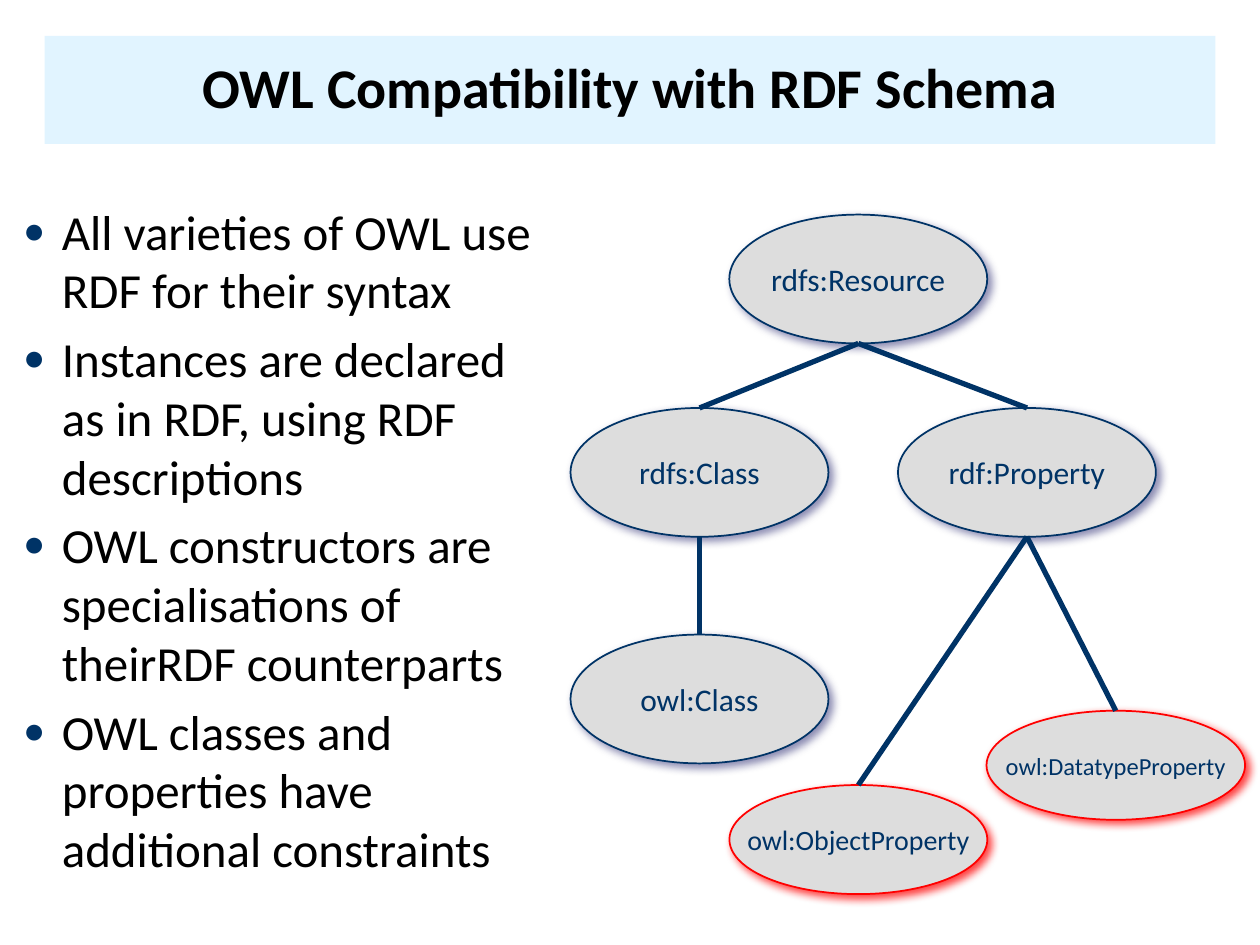
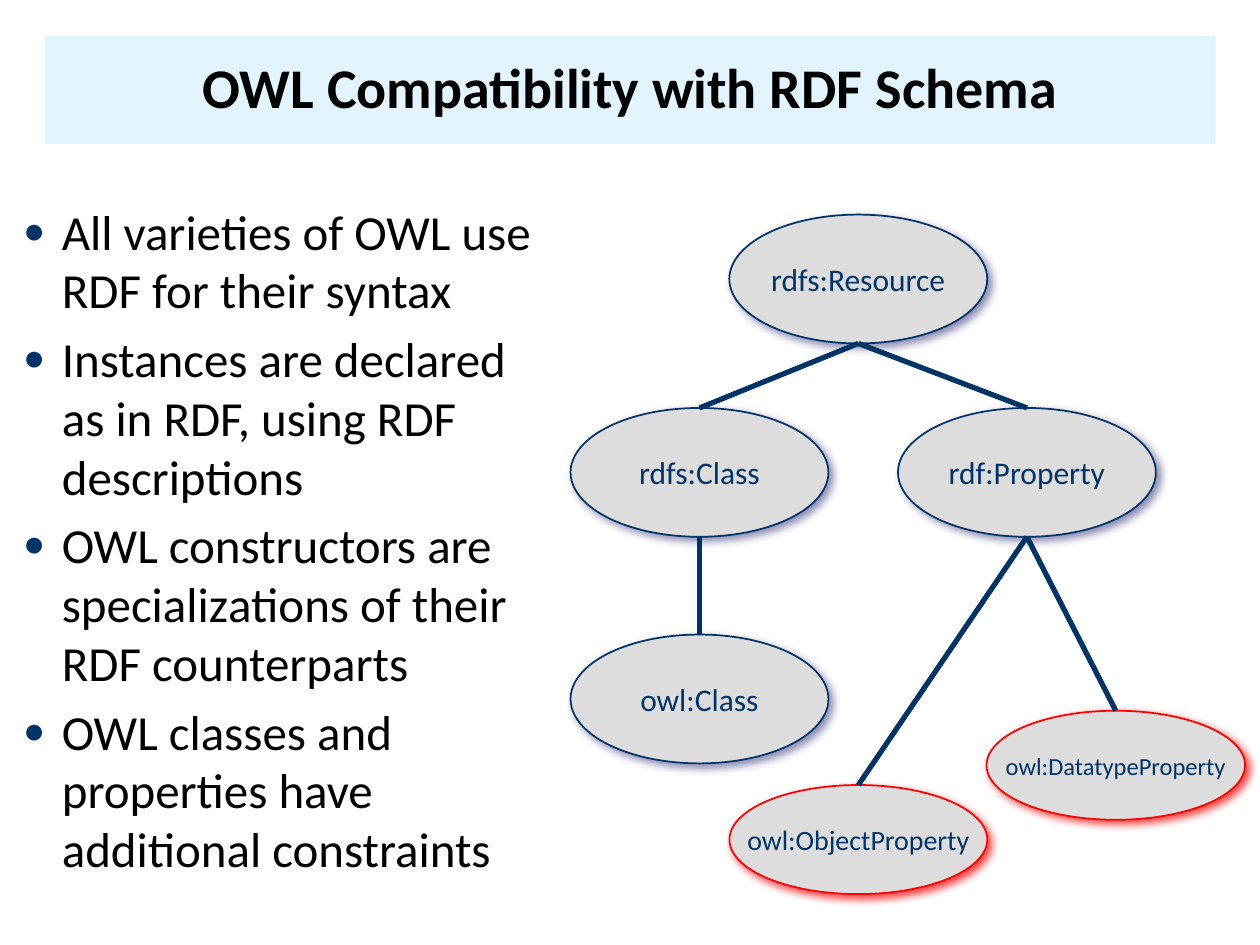
Before and after one commit to UMBC-CMSC-491-691-F19-Knowledge-Graphs/class_material, a slide deck: slide 22 of notes/07_owl/07OWL.pptx (slide 29 before the commit). Drawn at 1260x945 pixels with LibreOffice and Linux fonts; fonts in the diff are those of the drawing. Boxes give left, top, right and bottom in pixels: in the first picture for what was removed or moved away, otherwise in the second. Text is boxed around its words. In the diff, an @@ line names an element or a change of style, - is before the commit and + after.

```diff
--- a/notes/07_owl/07OWL.pptx
+++ b/notes/07_owl/07OWL.pptx
@@ text at (x1=62, y1=531, x2=507, y2=689): text changed @@
-● OWL constructors are specialisations of theirRDF counterparts
+● OWL constructors are specializations of their RDF counterparts
```
Also in this commit, not shown: 19 other slides changed, 12 slides removed, 24 other files.
